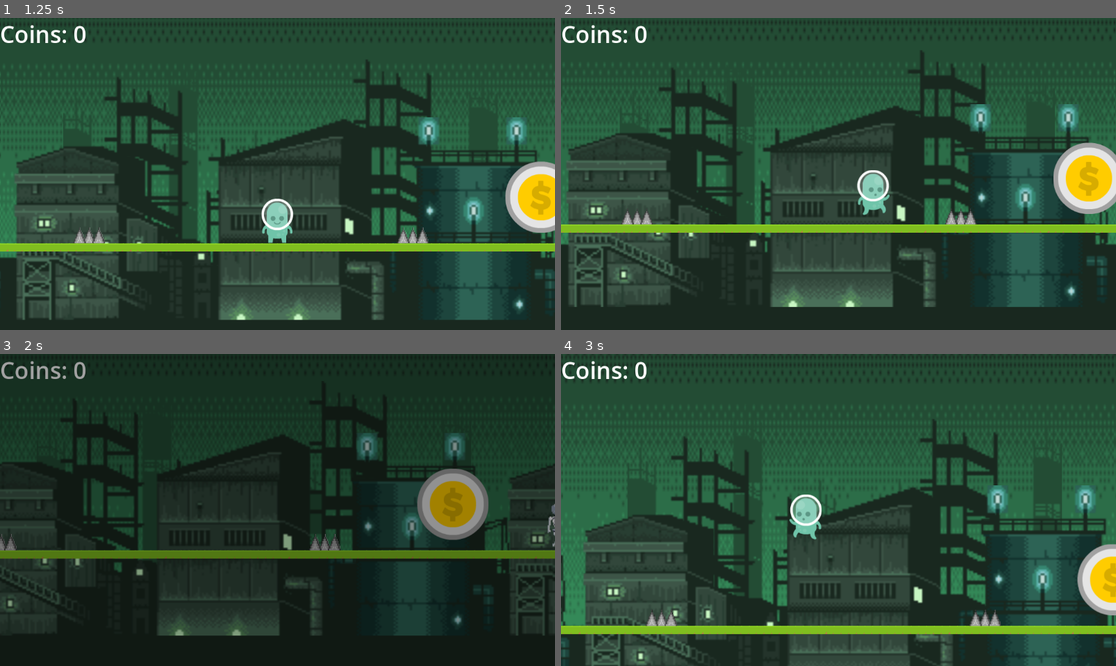
Above: before the commit, frames 1-4 (two rows, left to right).
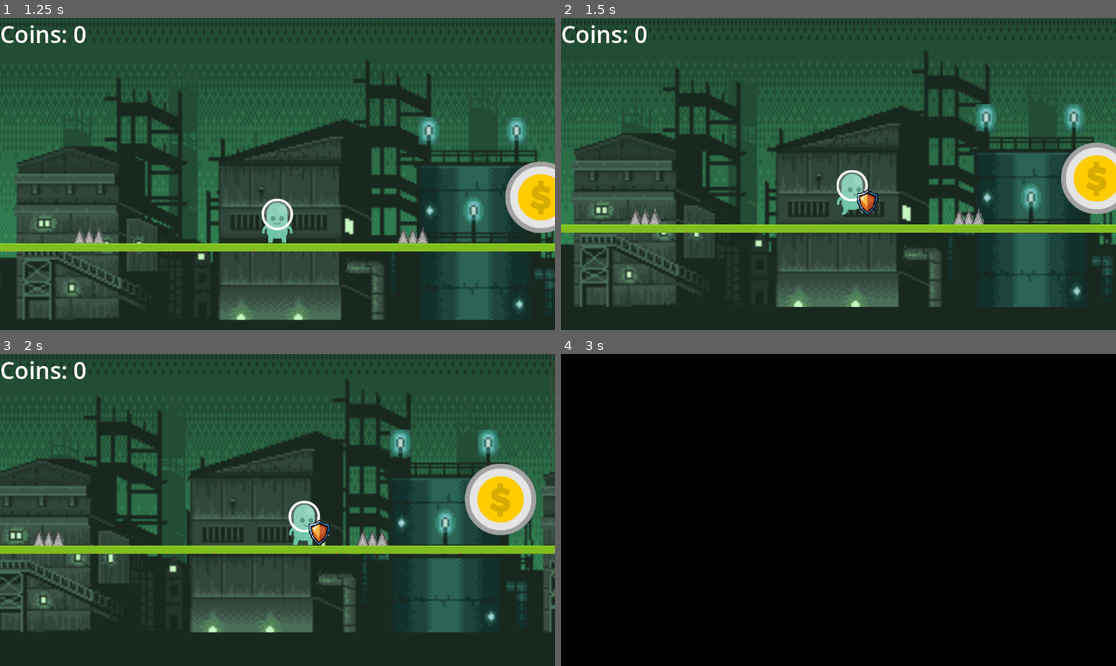
Above: after the commit, the same moments.

Repository: PietPadda/godot-2d-platformer
Game: Godot game, scene res://ui/main_menu.tscn
Two runs of this game, one before a commit and one after it. Both use one fixed random seed, a clock stepped at 60 frames per second and the inputs below.
Inputs:
- Up to frame 1 (1.25 s): click "Play Game" at 0.5 s
- Up to frame 2 (1.5 s): tap Enter (ui_accept) at 1.25 s; hold Right (ui_right) from 1.28 s (still down); hold Shift (block, bound only after the commit) from 1.28 s (still down)
- Up to frame 3 (2 s): keep holding Right (ui_right); keep holding Shift (block, bound only after the commit); tap Enter (ui_accept) at 1.52 s
- Up to frame 4 (3 s): release Shift (block, bound only after the commit) at 2.03 s; tap Shift (block, bound only after the commit) at 2.1 s; tap Enter (ui_accept) at 2.27 s; release Right (ui_right) at 2.78 s; hold Left (ui_left) from 2.78 s (still down); hold Shift (block, bound only after the commit) from 2.78 s (still down)

Frame 1 is identical in both runs. In frame 2, 12% of the frame differs, in the area x 0-100%, y 1-93%; in frame 3, 60%; in frame 4, 100%, in the area x 0-100%, y 0-100%.

Commit message:
feat(player): implement block and shield mechanic

Diff:
--- a/godot-2d-platformer/levels/level_2.tscn
+++ b/godot-2d-platformer/levels/level_2.tscn
@@ -2492,3 +2492,6 @@
 
 [node name="MovingPlatform" parent="." instance=ExtResource("12_hbb88")]
 position = Vector2(4735, 284)
+
+[node name="MovingPlatform2" parent="." instance=ExtResource("12_hbb88")]
+position = Vector2(4735, 284)
--- a/godot-2d-platformer/mob/mob.tscn
+++ b/godot-2d-platformer/mob/mob.tscn
@@ -199,8 +199,6 @@
 scale = Vector2(2, 2)
 sprite_frames = SubResource("SpriteFrames_aal5p")
 animation = &"squashed"
-frame = 6
-frame_progress = 0.493896
 
 [node name="CollisionShape2D" type="CollisionShape2D" parent="."]
 position = Vector2(0, 20)
--- a/godot-2d-platformer/player/player.gd
+++ b/godot-2d-platformer/player/player.gd
@@ -5,6 +5,7 @@
 
 # ready nodes
 @onready var sfx_player = $SFXPlayer
+@onready var shield = $Shield
 
 # constants
 const SPEED = 500.0 # float
@@ -15,12 +16,14 @@
 
 # variables
 var jumps_left = 0 # init no jumps
+var is_blocking = false # init non-blocking mode
 
 # paths
 const JUMP_SOUND = preload("res://assets/audio/player/jump.wav")
 
 # movement physics
 func _physics_process(delta):
+	# VERTICAL MOVEMENT
 	# add gravity
 	if not is_on_floor(): # apply when not on floor
 		velocity.y += gravity * delta # increase grav vector
@@ -41,22 +44,56 @@
 	if Input.is_action_just_released("ui_accept") and velocity.y < 0:
 		velocity.y = JUMP_VELOCITY * 0 # stop all momentum
 
+	# HORISONTAL MOVEMENT AND BLOCKING
+	# block on input
+	is_blocking = Input.is_action_pressed("block") # true if input
+	shield.visible = is_blocking # visible if block held
+
+	# capture horisontal speed
+	var current_speed = SPEED
+	if is_blocking:
+		current_speed = SPEED * 0.4 # reduced speed when blocking
+
 	# get left/right input
 	# Input.get_axis() returns a value between -1 and 1.
 	var direction = Input.get_axis("ui_left", "ui_right")
 
 	# left/right movement
 	if direction != 0: # if dir applied
-		velocity.x = direction * SPEED # add hor speed
-		$AnimatedSprite2D.flip_h = direction < 0 # flip if going left
-		$AnimatedSprite2D.play("run") # animation if going right
+		velocity.x = direction * current_speed # add hor speed
 	else: # no left/right input
 		velocity.x = 0 # stop if no left/right
-		$AnimatedSprite2D.play("idle") # idle anim
 
+	# ANIMATION & VISUALS
+	if direction != 0: # if dir applied
+		$AnimatedSprite2D.flip_h = direction < 0 # flip if going left
+
+	# set player animation state
 	# jump/fall
 	if not is_on_floor(): # if in air
 		$AnimatedSprite2D.play("jump")
+	elif direction != 0: # if running
+		$AnimatedSprite2D.play("run")
+	# TODO: Add blocking animation
+	else: # default
+		$AnimatedSprite2D.play("idle") # idle anim
+
+	# SHIELD SYNC
+	# ensure shield positioned and flipped correctly
+	var shield_sprite = $Shield.get_node("Sprite2D")
+
+	# match shield to player sprite flip
+	shield_sprite.flip_h = $AnimatedSprite2D.flip_h
+
+	# update shield position to be front of  player
+	# get base distance of shield from player.
+	var shield_offset_x = abs(shield.position.x)
+
+	# if player flipped left, move the shield to  left
+	if $AnimatedSprite2D.flip_h:
+		shield.position.x = -shield_offset_x
+	else: # else to right
+		shield.position.x = shield_offset_x
 
 	# func that moves the char
 	move_and_slide()
@@ -70,3 +107,7 @@
 func on_player_died():
 	set_physics_process(false) # stop processing physics
 	$AnimatedSprite2D.hide() #  hide the player.
+
+# projectile enter shield hitbox
+func _on_shield_area_entered(area: Area2D) -> void:
+	area.queue_free() # destroys the "area" that entered the hitbox
--- a/godot-2d-platformer/player/player.tscn
+++ b/godot-2d-platformer/player/player.tscn
@@ -9,6 +9,7 @@
 [ext_resource type="Texture2D" uid="uid://boft5dq68laaw" path="res://assets/player/p1_walk06.png" id="6_ebec5"]
 [ext_resource type="Texture2D" uid="uid://cshqpsr4l6y6u" path="res://assets/player/p1_walk01.png" id="7_yllr7"]
 [ext_resource type="Texture2D" uid="uid://di6dq1tv83if2" path="res://assets/player/p1_walk02.png" id="8_kb6p2"]
+[ext_resource type="Texture2D" uid="uid://6hb552114ws1" path="res://assets/player/shield.png" id="10_8t03j"]
 
 [sub_resource type="SpriteFrames" id="SpriteFrames_rkbax"]
 animations = [{
@@ -56,6 +57,9 @@
 radius = 33.0
 height = 88.0
 
+[sub_resource type="RectangleShape2D" id="RectangleShape2D_8t03j"]
+size = Vector2(40, 87)
+
 [node name="Player" type="CharacterBody2D" groups=["player"]]
 script = ExtResource("1_rkbax")
 
@@ -72,3 +76,17 @@
 position_smoothing_speed = 3.0
 
 [node name="SFXPlayer" type="AudioStreamPlayer2D" parent="."]
+
+[node name="Shield" type="Area2D" parent="."]
+position = Vector2(31, 20)
+collision_mask = 2
+
+[node name="Sprite2D" type="Sprite2D" parent="Shield"]
+scale = Vector2(0.28, 0.28)
+texture = ExtResource("10_8t03j")
+
+[node name="CollisionShape2D" type="CollisionShape2D" parent="Shield"]
+position = Vector2(3, -17.5)
+shape = SubResource("RectangleShape2D_8t03j")
+
+[connection signal="area_entered" from="Shield" to="." method="_on_shield_area_entered"]
--- a/godot-2d-platformer/project.godot
+++ b/godot-2d-platformer/project.godot
@@ -50,6 +50,11 @@
 "events": [Object(InputEventKey,"resource_local_to_scene":false,"resource_name":"","device":-1,"window_id":0,"alt_press …(195 unchanged characters)…
 ]
 }
+block={
+"deadzone": 0.2,
+"events": [Object(InputEventKey,"resource_local_to_scene":false,"resource_name":"","device":-1,"window_id":0,"alt_pressed":false,"shift_pressed":false,"ctrl_pressed":false,"meta_pressed":false,"pressed":false,"keycode":0,"physical_keycode":4194325,"key_label":0,"unicode":0,"location":0,"echo":false,"script":null)
+]
+}
 
 [layer_names]
 
--- a/godot-2d-platformer/projectiles/pellet.tscn
+++ b/godot-2d-platformer/projectiles/pellet.tscn
@@ -7,6 +7,7 @@
 radius = 19.0263
 
 [node name="Pellet" type="Area2D"]
+collision_layer = 2
 script = ExtResource("1_8ib4m")
 
 [node name="Sprite2D" type="Sprite2D" parent="."]
--- a/godot-2d-platformer/ui/ui.gd
+++ b/godot-2d-platformer/ui/ui.gd
@@ -33,7 +33,7 @@
 
 # update score ui
 func update_score_label():
-		# prefix + score
+	# prefix + score
 	score_label.text = "Coins: " + str(GameEvents.current_score)
 
 # called by the GameEvents signal
Binary file removed: godot-2d-platformer/assets/player/megaman/89PYw.png
Binary file added: godot-2d-platformer/assets/player/shield.png
Not shown: 1 places in godot-2d-platformer/player/player.tscn that only renumber resources
